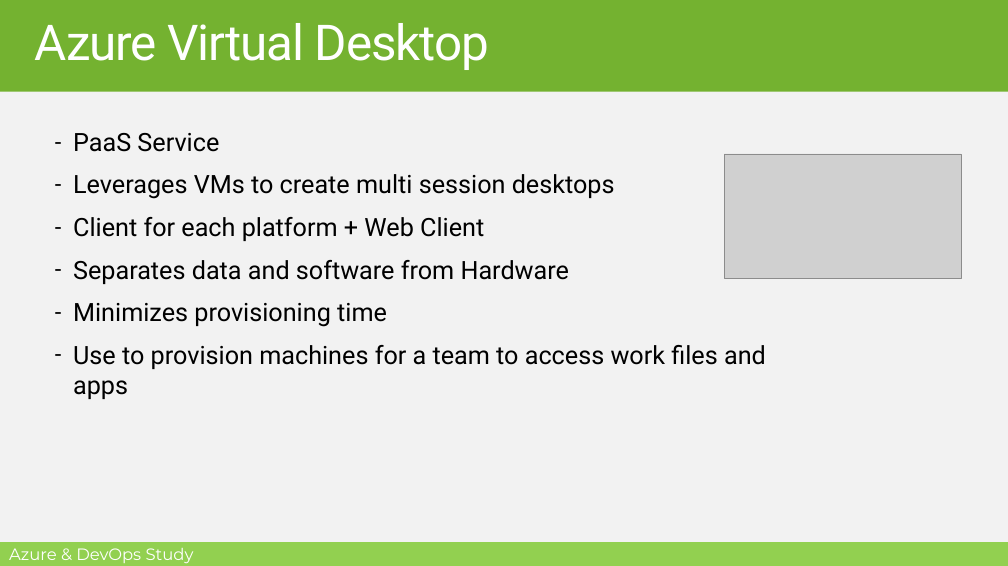
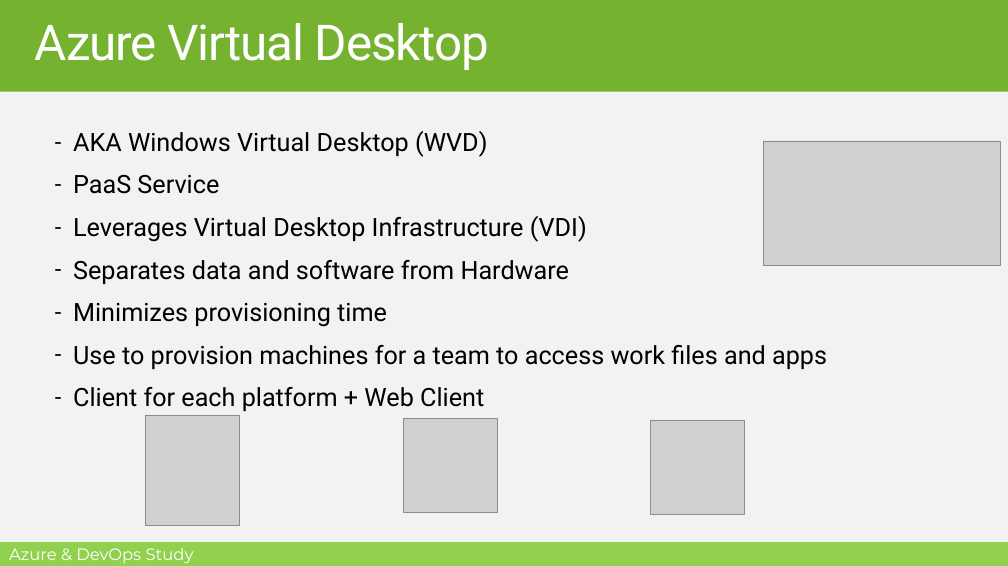
Before and after one commit to MohamedRadwan-DevOps/Azure-DevOps-Study-Group, a slide deck: slide 28 of AZ-900/Module-1/M1-L4-Understanding Azure Container Services, Function and Virtual Desktop.pptx (slide 26 before the commit). Drawn at 1008x566 pixels with LibreOffice and Linux fonts; fonts in the diff are those of the drawing; grey boxes stand for pictures; background and template pictures are left out. Boxes give left, top, right and bottom in pixels: in the first picture for what was removed or moved away, otherwise in the second. Text is boxed around its words. In the diff, an @@ line names an element or a change of style, - is before the commit and + after.

```diff
--- a/AZ-900/Module-1/M1-L4-Understanding Azure Container Services, Function and Virtual Desktop.pptx
+++ b/AZ-900/Module-1/M1-L4-Understanding Azure Container Services, Function and Virtual Desktop.pptx
@@ text at (x1=73, y1=131, x2=488, y2=157): paragraph added @@
+– AKA Windows Virtual Desktop (WVD)
@@ picture moved from (x1=724, y1=154, x2=961, y2=279) to (x1=763, y1=141, x2=1001, y2=265) @@
@@ text at (x1=73, y1=216, x2=587, y2=242): text changed @@
-– Leverages VMs to create multi session desktops
-– Client for each platform + Web Client
+– Leverages Virtual Desktop Infrastructure (VDI)
@@ text at (x1=73, y1=387, x2=484, y2=411): paragraph added @@
+– Client for each platform + Web Client
@@ picture added at (x1=146, y1=416, x2=240, y2=526) @@
@@ picture added at (x1=403, y1=419, x2=497, y2=513) @@
@@ picture added at (x1=650, y1=420, x2=744, y2=514) @@
```
Also in this commit, not shown: 11 other slides changed, 3 slides added, 1 slide removed.
